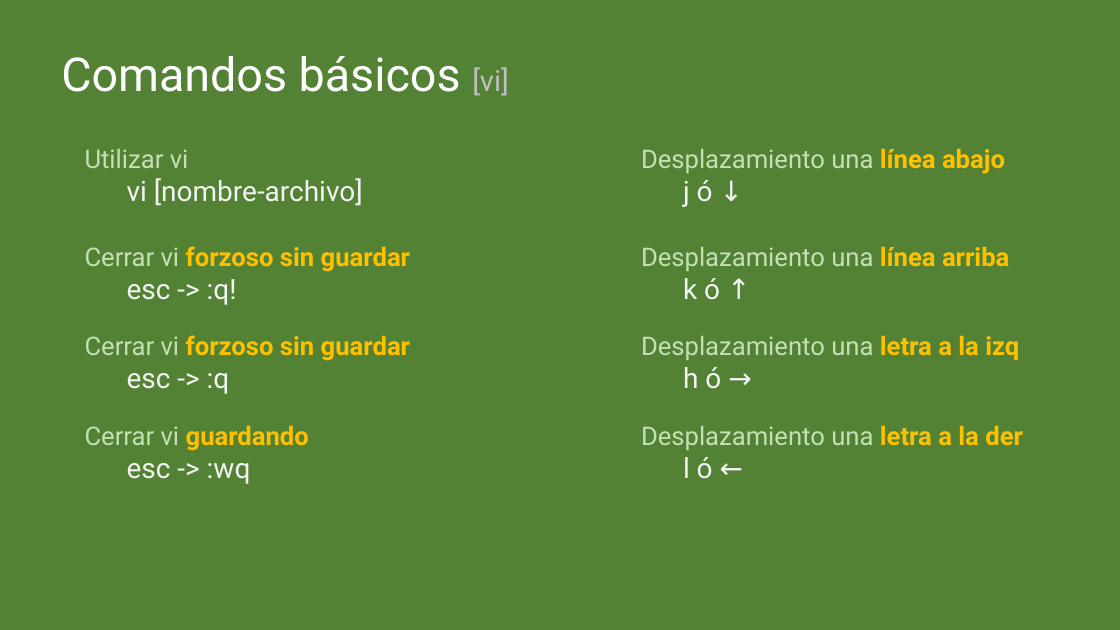
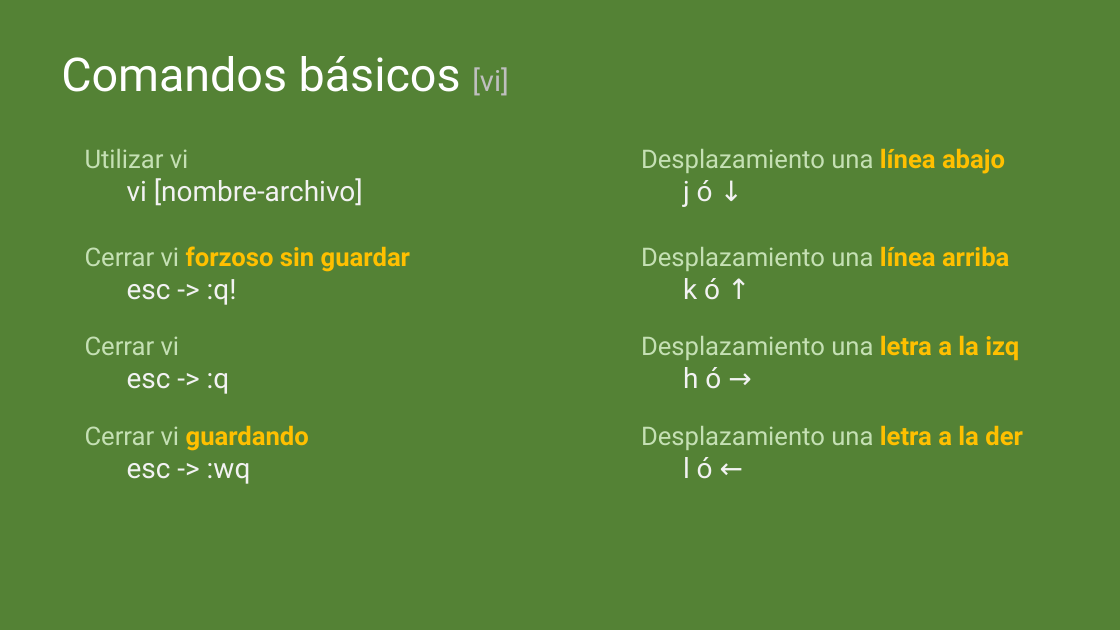
Before and after one commit to cimadev/PlaticasTalleres, a slide deck: slide 17 of 2017/dec_7_Git_GitHub_WorkShop/DGO.pptx. Drawn at 1120x630 pixels with LibreOffice and Linux fonts; fonts in the diff are those of the drawing. Boxes give left, top, right and bottom in pixels: in the first picture for what was removed or moved away, otherwise in the second. Text is boxed around its words. In the diff, an @@ line names an element or a change of style, - is before the commit and + after.

```diff
--- a/2017/dec_7_Git_GitHub_WorkShop/DGO.pptx
+++ b/2017/dec_7_Git_GitHub_WorkShop/DGO.pptx
@@ text at [85,336,180,355]: text changed; text colour #FFC000 to #C5E0B4; bold off @@
-Cerrar vi forzoso sin guardar
+Cerrar vi
```
Also in this commit, not shown: 7 slides added, 1 slide removed.
